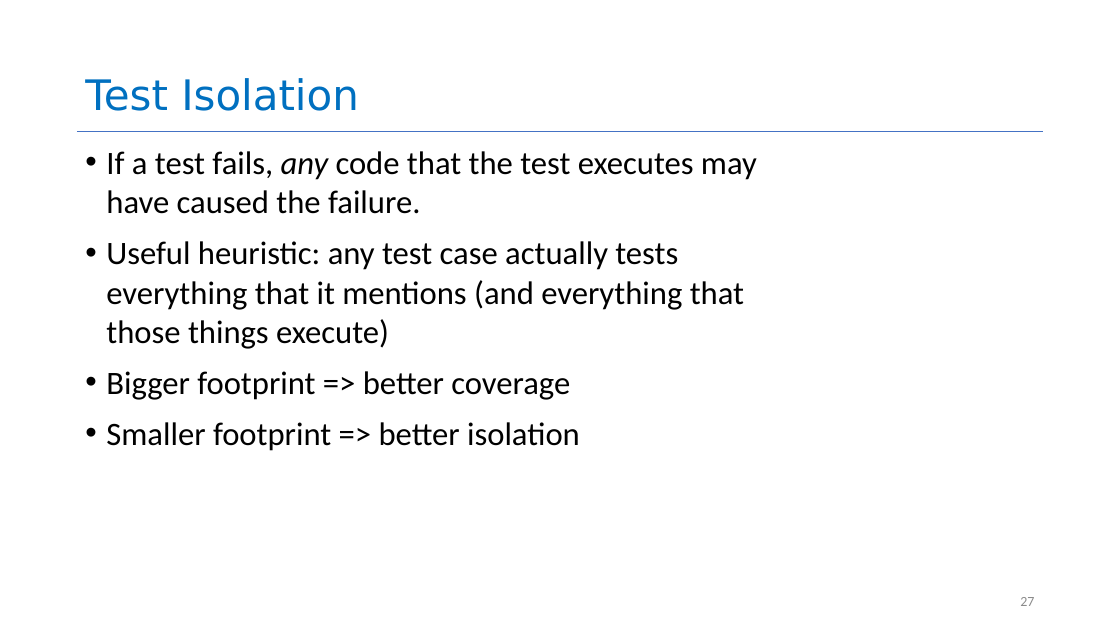
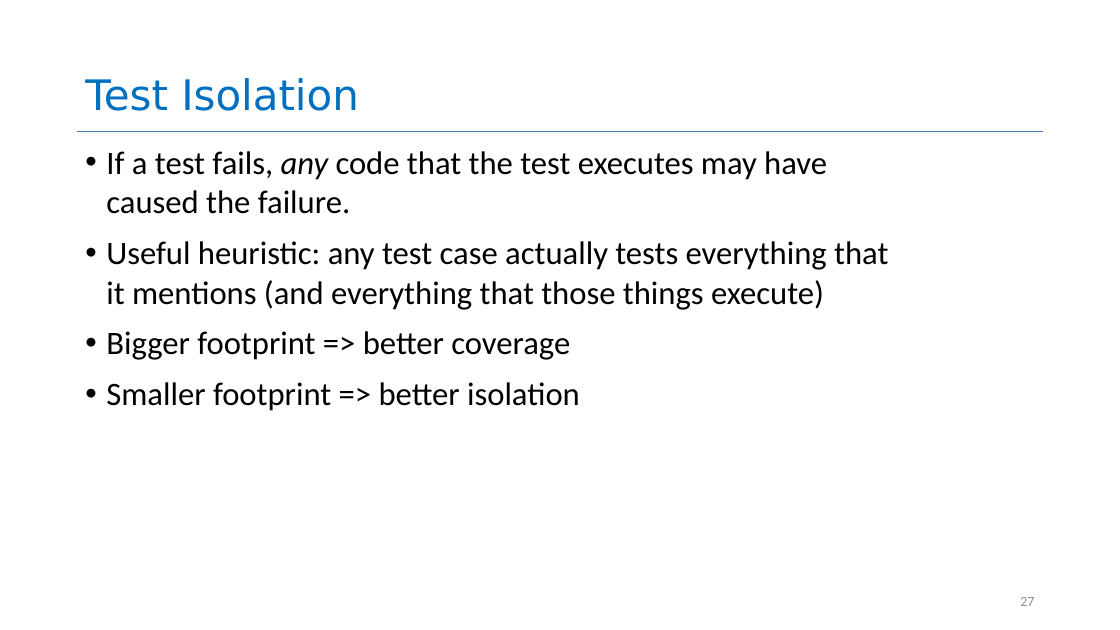
Before and after one commit to neu-se/CS4530-Fall-2026, a slide deck: slide 27 of Slides/Module 03 Unit Testing.pptx. Drawn at 1120x630 pixels with LibreOffice and Linux fonts; fonts in the diff are those of the drawing. Boxes give left, top, right and bottom in pixels: in the first picture for what was removed or moved away, otherwise in the second. Text is boxed around its words. In the diff, an @@ line names an element or a change of style, - is before the commit and + after.

```diff
--- a/Slides/Module 03 Unit Testing.pptx
+++ b/Slides/Module 03 Unit Testing.pptx
@@ text "If a test fails, any ..." rewrapped from box(106, 151, 757, 451) to box(106, 151, 888, 411) @@
```
Also in this commit, not shown: 7 other slides changed, 1 other file.
